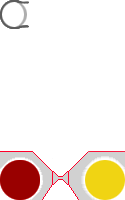
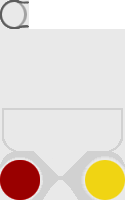
Revision of a layered 125px x 200px image; what changed, layer by layer:
hid "FrameWork", painted on it over bbox(0, 110, 125, 200)
painted on "NameLayer" over bbox(0, 108, 125, 186)
added layer "Background" over bbox(0, 0, 125, 200)
